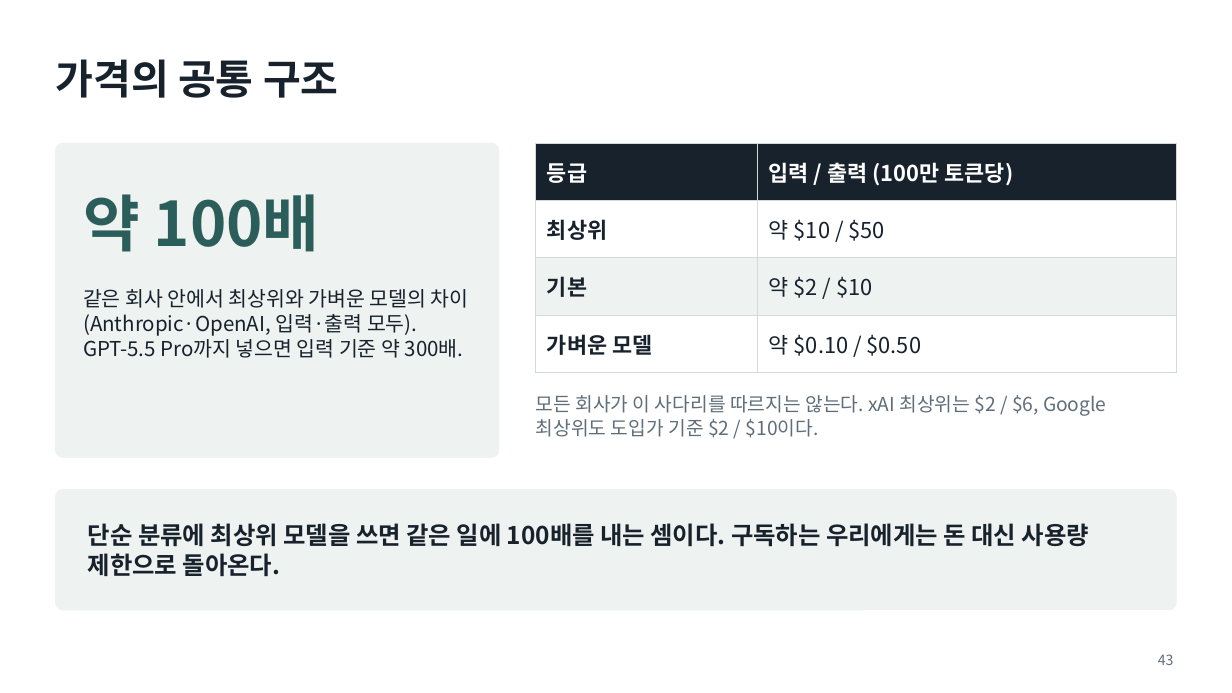
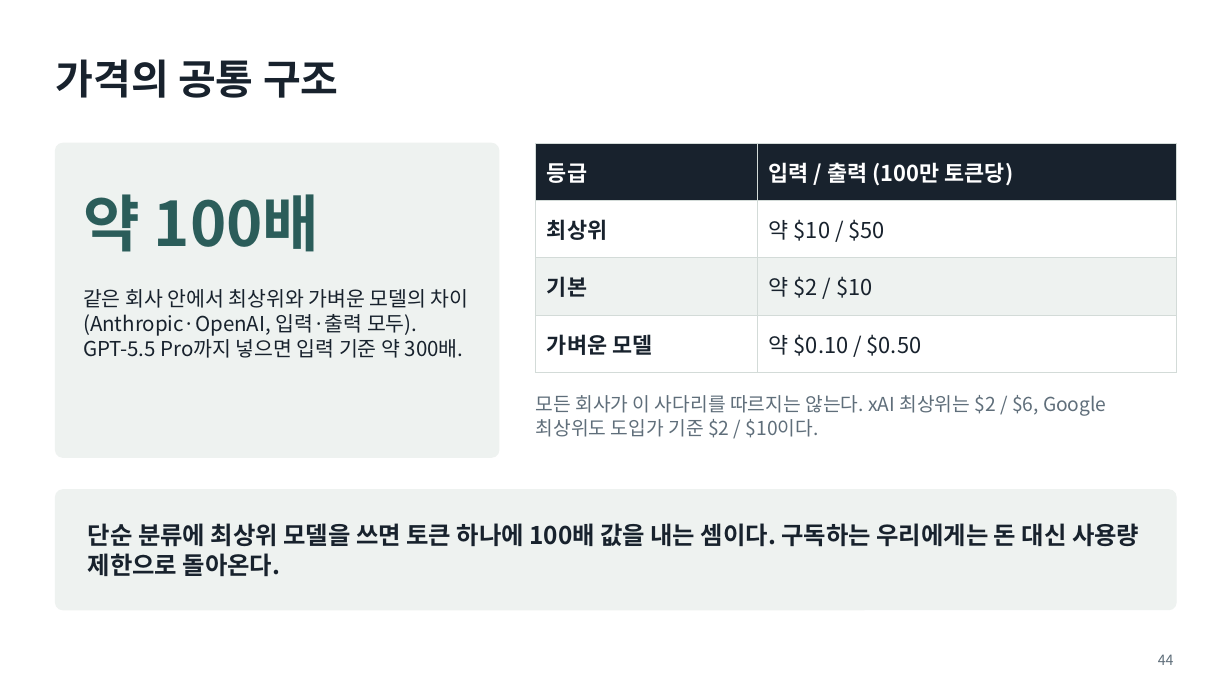
Before and after one commit to aplaxas/AI-Harness, a slide deck: slide 44 of courses/ai-for-work/1-week/decks/1주차-AI와-일하는-법.pptx (slide 43 before the commit). Drawn at 1232x693 pixels with LibreOffice and Linux fonts; fonts in the diff are those of the drawing. Boxes give left, top, right and bottom in pixels: in the first picture for what was removed or moved away, otherwise in the second. Text is boxed around its words. In the diff, an @@ line names an element or a change of style, - is before the commit and + after.

```diff
--- a/courses/ai-for-work/1-week/decks/1주차-AI와-일하는-법.pptx
+++ b/courses/ai-for-work/1-week/decks/1주차-AI와-일하는-법.pptx
@@ text at bbox=[88, 523, 1139, 576]: text changed @@
-단순 분류에 최상위 모델을 쓰면 같은 일에 100배를 내는 셈이다. 구독하는 우리에게는 돈 대신 사용량 제한으로 돌아온다.
+단순 분류에 최상위 모델을 쓰면 토큰 하나에 100배 값을 내는 셈이다. 구독하는 우리에게는 돈 대신 사용량 제한으로 돌아온다.
@@ page number at bbox=[1158, 654, 1174, 665]: text changed @@
-43
+44
```
Also in this commit, not shown: 22 other slides changed, 1 slide added, 15 other files.
